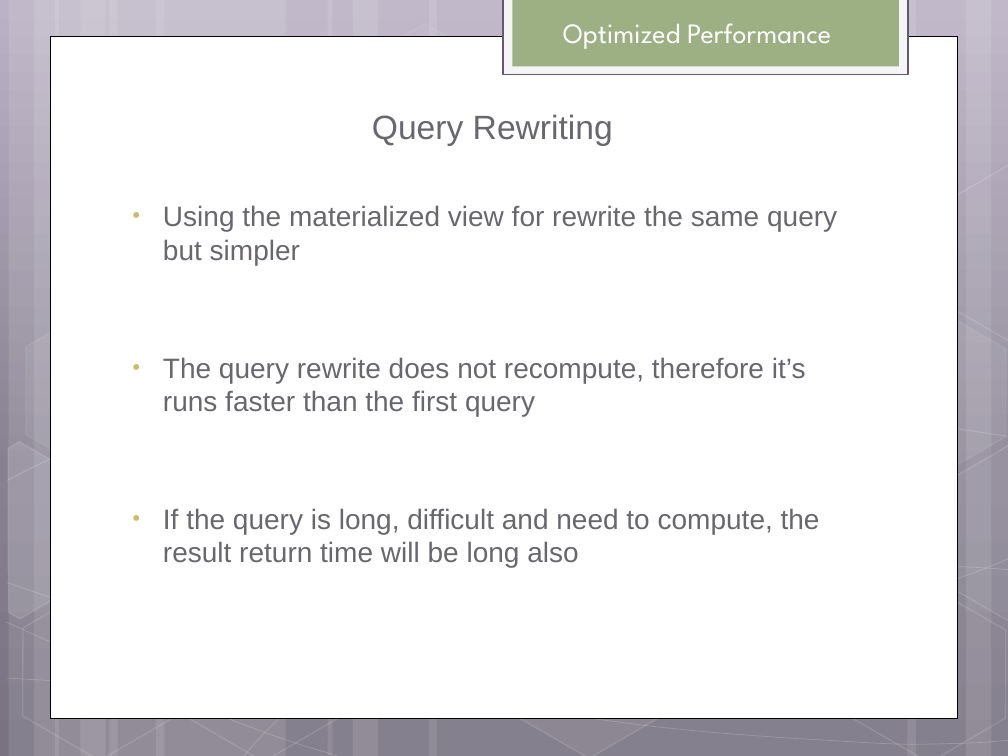
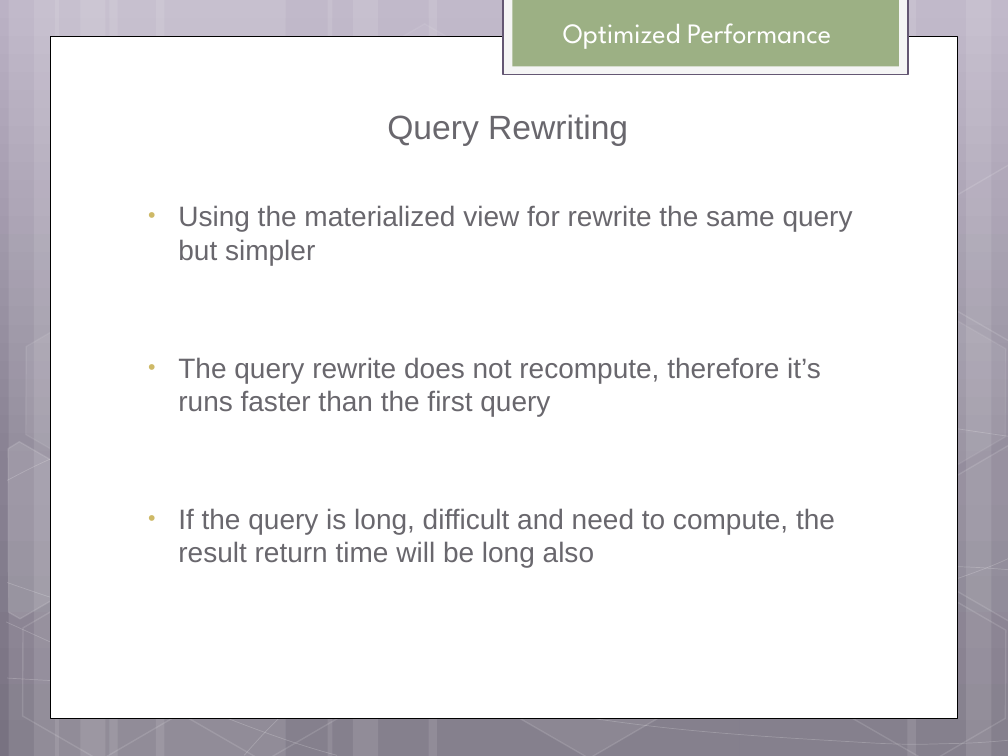
Before and after one commit to helpcat/bigdataworkshop2, a slide deck: slide 24 of slides/MonetDB workshop.pptx. Drawn at 1008x756 pixels with LibreOffice and Linux fonts; fonts in the diff are those of the drawing. Boxes give left, top, right and bottom in pixels: in the first picture for what was removed or moved away, otherwise in the second. Text is boxed around its words. In the diff, an @@ line names an element or a change of style, - is before the commit and + after.

```diff
--- a/slides/MonetDB workshop.pptx
+++ b/slides/MonetDB workshop.pptx
@@ text "Query Rewriting": place and size @@
-text "Query Rewriting" at (163, 114, 837, 568)
+text "Query Rewriting" at (178, 114, 853, 568)
```
Also in this commit, not shown: 6 other slides changed, 1 other file.
